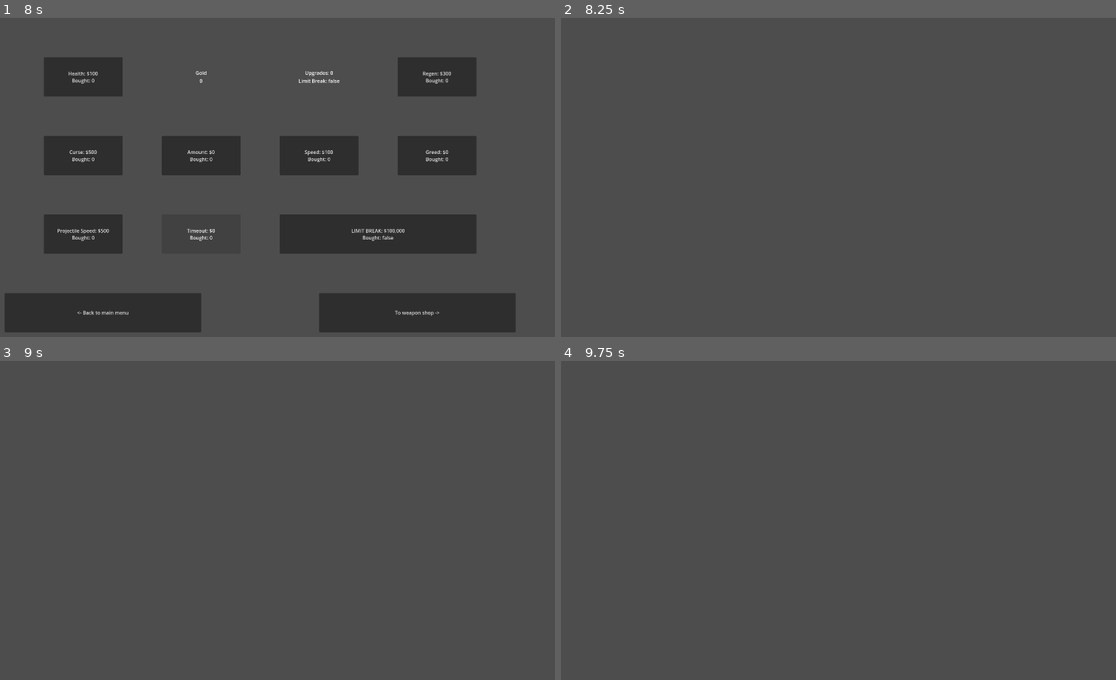
Above: before the commit, frames 1-4 (two rows, left to right).
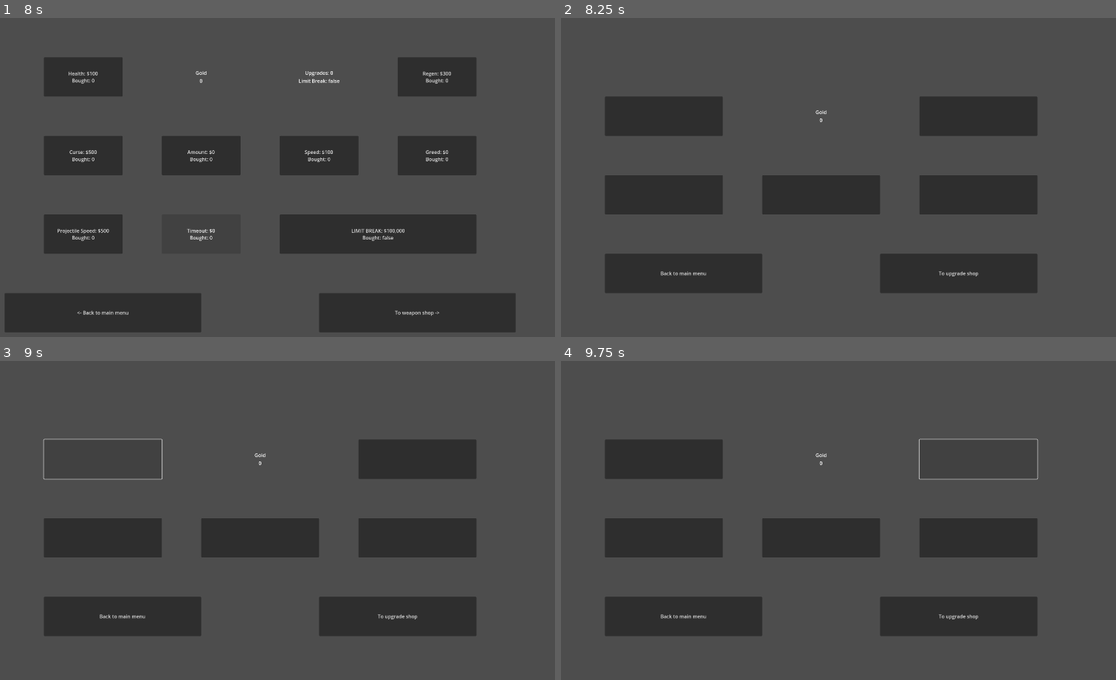
Above: after the commit, the same moments.

Repository: Mohit-Pala/Santa-Survivors
Game: Godot game, scene res://Game/Scenes/Ui/Load Game.tscn
The game is run twice, just before and just after one commit, with the same random seed, the same clock (stepped at 60 frames per second) and the same inputs.
Inputs (mouse positions are in pixels of both pictures, inside the frame that each line leads up to):
- Up to frame 1 (8 s): click "Play" at 2.75 s; click "Play" at 3.5 s; click "Shop" at 4.25 s; click "Upgrades" at 5 s; click "<- Back to main menu" at 5.75 s; click "Shop" at 6.5 s; click "Upgrades" at 7.25 s
- Up to frame 2 (8.25 s): click "To weapon shop ->" at 8 s
- Up to frame 3 (9 s): click (105, 459) at 8.77 s
- Up to frame 4 (9.75 s): click (977, 459) at 9.52 s

Frame 1 is identical in both runs. In frame 2, 20% of the frame differs, in the area x 7-86%, y 24-87%; in frame 3, 17%; in frame 4, 17%.
Error in both runs: Invalid call. Nonexistent function 'changeLimitBreak' in base 'Node (upgrades.gd)'. (res://Game/Scripts/Ui/Load)

Commit message:
basic layout for weapo shop

Diff:
--- a/Game/Scenes/Ui/Shop Menu.tscn
+++ b/Game/Scenes/Ui/Shop Menu.tscn
@@ -1,4 +1,6 @@
-[gd_scene format=3 uid="uid://2xpu4twylxfj"]
+[gd_scene load_steps=2 format=3 uid="uid://2xpu4twylxfj"]
+
+[ext_resource type="Script" path="res://Game/Scripts/Ui/Shop Menu.gd" id="1_fbbya"]
 
 [node name="Shop Menu" type="Control"]
 layout_mode = 3
@@ -7,3 +9,72 @@
 anchor_bottom = 1.0
 grow_horizontal = 2
 grow_vertical = 2
+script = ExtResource("1_fbbya")
+
+[node name="Gold label" type="Label" parent="."]
+layout_mode = 0
+offset_left = 768.0
+offset_top = 256.0
+offset_right = 1152.0
+offset_bottom = 384.0
+horizontal_alignment = 1
+vertical_alignment = 1
+
+[node name="Snowball" type="Button" parent="."]
+layout_mode = 0
+offset_left = 256.0
+offset_top = 256.0
+offset_right = 640.0
+offset_bottom = 384.0
+
+[node name="Presents" type="Button" parent="."]
+layout_mode = 0
+offset_left = 1280.0
+offset_top = 256.0
+offset_right = 1664.0
+offset_bottom = 384.0
+
+[node name="Star" type="Button" parent="."]
+layout_mode = 0
+offset_left = 256.0
+offset_top = 512.0
+offset_right = 640.0
+offset_bottom = 640.0
+
+[node name="Snow shield" type="Button" parent="."]
+layout_mode = 0
+offset_left = 768.0
+offset_top = 512.0
+offset_right = 1152.0
+offset_bottom = 640.0
+
+[node name="Healing tree" type="Button" parent="."]
+layout_mode = 0
+offset_left = 1280.0
+offset_top = 512.0
+offset_right = 1664.0
+offset_bottom = 640.0
+
+[node name="Back to main menu" type="Button" parent="."]
+layout_mode = 0
+offset_left = 256.0
+offset_top = 768.0
+offset_right = 768.0
+offset_bottom = 896.0
+text = "Back to main menu"
+
+[node name="To upgrade menu" type="Button" parent="."]
+layout_mode = 0
+offset_left = 1152.0
+offset_top = 768.0
+offset_right = 1664.0
+offset_bottom = 896.0
+text = "To upgrade shop"
+
+[connection signal="pressed" from="Snowball" to="." method="_on_snowball_pressed"]
+[connection signal="pressed" from="Presents" to="." method="_on_presents_pressed"]
+[connection signal="pressed" from="Star" to="." method="_on_star_pressed"]
+[connection signal="pressed" from="Snow shield" to="." method="_on_snow_shield_pressed"]
+[connection signal="pressed" from="Healing tree" to="." method="_on_healing_tree_pressed"]
+[connection signal="pressed" from="Back to main menu" to="." method="_on_back_to_main_menu_pressed"]
+[connection signal="pressed" from="To upgrade menu" to="." method="_on_to_upgrade_menu_pressed"]
--- /dev/null
+++ b/Game/Scripts/Ui/Shop Menu.gd
@@ -0,0 +1,38 @@
+extends Control
+
+var currGold
+# Called when the node enters the scene tree for the first time.
+func _ready():
+	updateGold()
+
+func updateGold():
+	currGold = Gold.gold
+	$"Gold label".text = "Gold\n" + str(currGold)
+
+
+func _on_snowball_pressed():
+	pass # Replace with function body.
+
+
+func _on_presents_pressed():
+	pass # Replace with function body.
+
+
+func _on_star_pressed():
+	pass # Replace with function body.
+
+
+func _on_snow_shield_pressed():
+	pass # Replace with function body.
+
+
+func _on_healing_tree_pressed():
+	pass # Replace with function body.
+
+
+func _on_back_to_main_menu_pressed():
+	pass # Replace with function body.
+
+
+func _on_to_upgrade_menu_pressed():
+	pass # Replace with function body.
